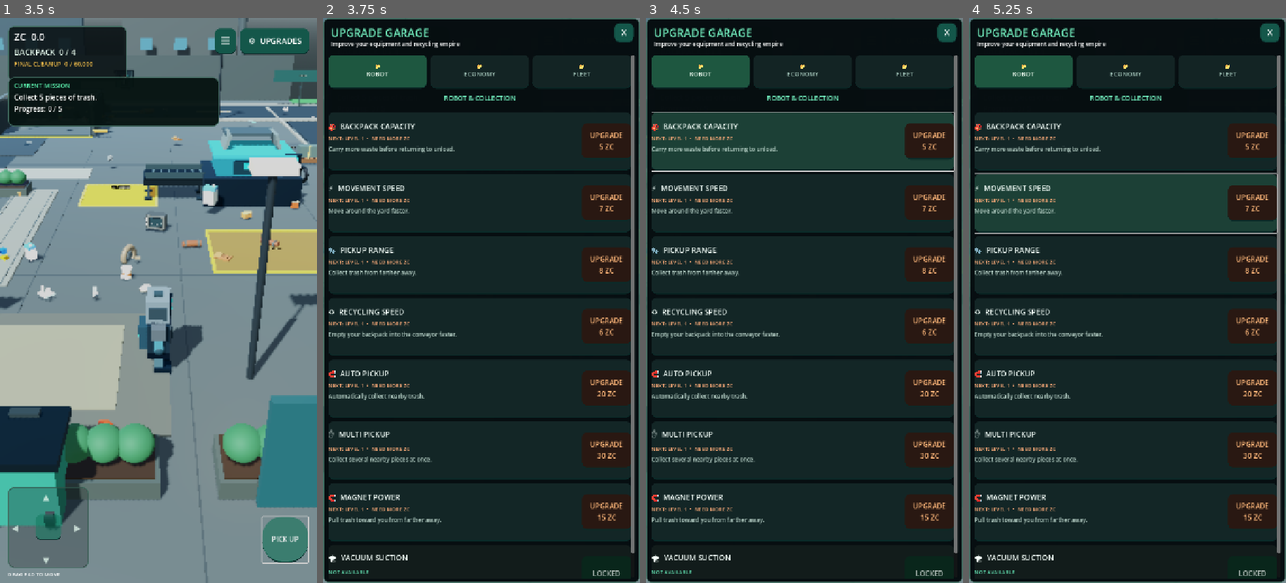
Above: before the commit, frames 1-4 (left to right).
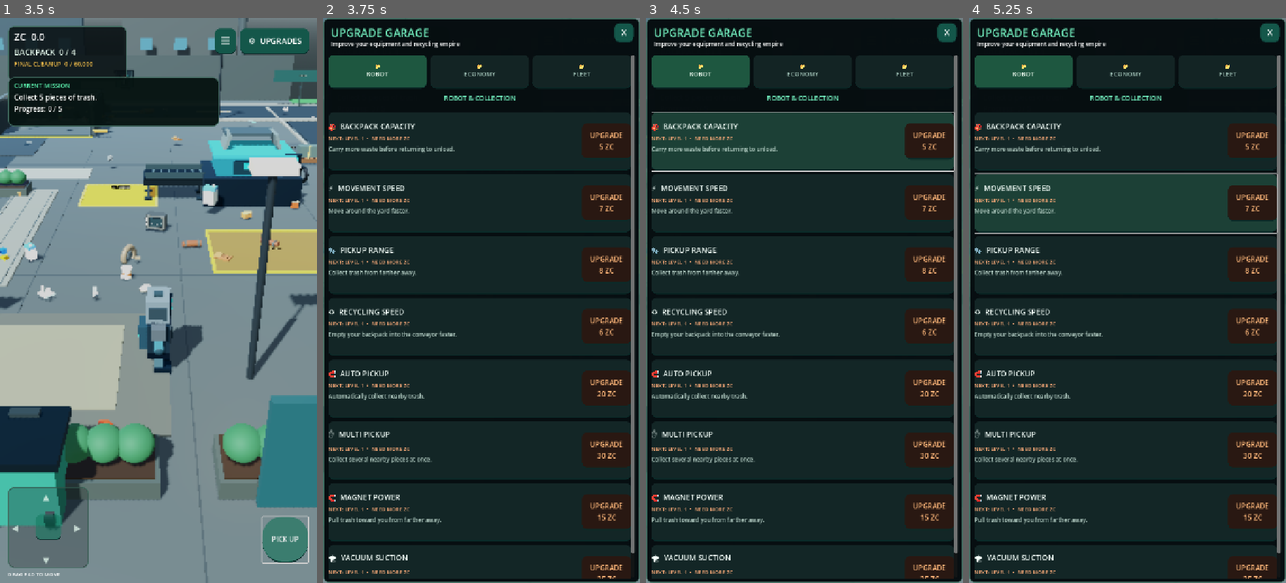
Above: after the commit, the same moments.

Repository: zekainstabot/trash-empire
Game: Godot game, scene res://Scenes/Main.tscn
The game is run twice, just before and just after one commit, with the same random seed, the same clock (stepped at 60 frames per second) and the same inputs.
Inputs (mouse positions are in pixels of both pictures, inside the frame that each line leads up to):
- Up to frame 1 (3.5 s): click "▶ PLAY" at 0.5 s; move the mouse to (228, 272) at 1.27 s; hold D (move_right) 1.28-2 s; click (228, 272) at 1.42 s; drag from (95, 328) to (142, 413) at 2.02 s; click "PICK UP" at 2.75 s
- Up to frame 2 (3.75 s): click "⚙ UPGRADES" at 3.5 s
- Up to frame 3 (4.5 s): click (801, 142) at 4.27 s
- Up to frame 4 (5.25 s): click (1124, 204) at 5.02 s

Frame 1 is identical in both runs. In frame 2, 0.7% of the frame differs, in the area x 1-98%, y 95-100%; in frame 3, 0.7%; in frame 4, 0.7%.

Commit message:
Make vacuum suction independent from magnet system

Diff:
--- a/Scripts/main.gd
+++ b/Scripts/main.gd
@@ -27,6 +27,9 @@
 var magnet_power_level := 1
 var suction_level := 0
 var suction_tool: Node3D
+var suction_target: Node3D
+var suction_scan_timer := 0.0
+var suction_pull_timer := 0.0
 var drone_level := 0
 var drone_timer := 0.0
 var helper_drones: Array[Node3D] = []
@@ -174,6 +177,7 @@
 	_process_auto_sell(delta)
 	_process_teddy_shipping(delta)
 	_process_auto_pickup(delta)
+	_process_vacuum_suction(delta)
 	_process_helper_drones(delta)
 	_process_trash_respawn(delta)
 	_process_city_truck(delta)
@@ -1710,10 +1714,7 @@
 		_set_message("Another upgrade is already being processed. Please wait.")
 		return
 	if not _skill_branch_unlocked(branch):
-		if branch == "suction":
-			_set_message("Upgrade MAGNET POWER once to unlock VACUUM SUCTION.")
-		else:
-			_set_message("This upgrade is not available yet.")
+		_set_message("This upgrade is not available yet.")
 		return
 	var next_level := _skill_level(branch) + 1
 	if next_level > 3:
@@ -1845,9 +1846,7 @@
 	return 0
 
 func _skill_branch_unlocked(branch: String) -> bool:
-	# Vacuum equipment becomes available after the magnet has been upgraded once.
-	if branch == "suction":
-		return magnet_power_level >= 2
+	# Vacuum is a fully independent upgrade branch; it does not require magnet upgrades.
 	return true
 
 func _purchase_skill_node(branch: String, level: int) -> void:
@@ -2112,11 +2111,11 @@
 	if not target_is_registered or auto_pickup_target.get_meta("drone_reserved", -1) != -1 or auto_pickup_scan_timer <= 0.0:
 		auto_pickup_target = null
 		auto_pickup_scan_timer = 0.12
-		var magnet_range := collection_range + 1.2 + float(maxi(auto_pickup_level - 1, 0)) * 0.85 + float(magnet_power_level - 1) * 0.7 + float(suction_level) * 0.85
+		var magnet_range := collection_range + 1.2 + float(maxi(auto_pickup_level - 1, 0)) * 0.85 + float(magnet_power_level - 1) * 0.7
 		var best_distance := magnet_range
 		var player_xz := Vector2(player.global_position.x, player.global_position.z)
 		for item in trash_nodes:
-			if not is_instance_valid(item) or not _can_collect_city_dump_trash(item):
+			if not is_instance_valid(item) or item == suction_target or not _can_collect_city_dump_trash(item):
 				continue
 			var weight := 2 if item.has_meta("bulky") else 1
 			if carried + weight > capacity or item.get_meta("drone_reserved", -1) != -1:
@@ -2143,7 +2142,7 @@
 		auto_pickup_timer = 0.0
 		return
 
-	var pull_speed := 2.8 + float(maxi(auto_pickup_level - 1, 0)) * 0.65 + float(magnet_power_level - 1) * 1.1 + float(suction_level) * 1.5
+	var pull_speed := 2.8 + float(maxi(auto_pickup_level - 1, 0)) * 0.65 + float(magnet_power_level - 1) * 1.1
 	var pickup_point := Vector3(player.global_position.x, auto_pickup_target.global_position.y, player.global_position.z)
 	var item_xz := Vector2(auto_pickup_target.global_position.x, auto_pickup_target.global_position.z)
 	var pickup_xz := Vector2(pickup_point.x, pickup_point.z)
@@ -2163,11 +2162,72 @@
 	if is_instance_valid(picked) and trash_nodes.has(picked) and _pickup_trash_item(picked):
 		_update_ui()
 		_save_game()
-		_set_message("VACUUM SUCTION  +1" if suction_level > 0 else "AUTO MAGNET  +1")
+		_set_message("AUTO MAGNET  +1")
 	elif carried < capacity:
 		# If another system claimed the piece during the final pickup frame,
 		# the next scan immediately chooses a fresh available item.
 		auto_pickup_scan_timer = 0.0
+	if carried >= capacity:
+		_set_message("Bag full! Return to the recycling station.")
+
+
+func _process_vacuum_suction(delta: float) -> void:
+	# Independent vacuum system: separate target, range, speed and timing from the magnet.
+	if suction_level <= 0 or not is_instance_valid(player) or carried >= capacity:
+		suction_target = null
+		suction_scan_timer = 0.0
+		suction_pull_timer = 0.0
+		return
+
+	suction_scan_timer -= delta
+	var target_valid := is_instance_valid(suction_target) and trash_nodes.has(suction_target)
+	if not target_valid or suction_target == auto_pickup_target or suction_scan_timer <= 0.0:
+		suction_target = null
+		suction_scan_timer = 0.10
+		var vacuum_range := collection_range + 1.8 + float(suction_level) * 1.25
+		var nearest := vacuum_range
+		var player_xz := Vector2(player.global_position.x, player.global_position.z)
+		for item in trash_nodes:
+			if not is_instance_valid(item) or item == auto_pickup_target or not _can_collect_city_dump_trash(item):
+				continue
+			if item.get_meta("drone_reserved", -1) != -1:
+				continue
+			var weight := 2 if item.has_meta("bulky") else 1
+			if carried + weight > capacity:
+				continue
+			var item_xz := Vector2(item.global_position.x, item.global_position.z)
+			var distance := player_xz.distance_to(item_xz)
+			if distance < nearest:
+				nearest = distance
+				suction_target = item
+
+	if not is_instance_valid(suction_target):
+		suction_pull_timer = 0.0
+		return
+	if _is_city_dump_trash(suction_target) and not _player_at_city_dump_front():
+		suction_target = null
+		suction_pull_timer = 0.0
+		return
+
+	var pickup_point := Vector3(player.global_position.x, suction_target.global_position.y, player.global_position.z)
+	var item_xz := Vector2(suction_target.global_position.x, suction_target.global_position.z)
+	var distance_to_target := item_xz.distance_to(Vector2(pickup_point.x, pickup_point.z))
+	var vacuum_speed := 3.2 + float(suction_level) * 1.7
+	if distance_to_target > 0.68:
+		suction_target.global_position = suction_target.global_position.move_toward(pickup_point, vacuum_speed * delta)
+		suction_pull_timer = 0.0
+		return
+
+	suction_pull_timer += delta
+	if suction_pull_timer < maxf(0.12, 0.42 - float(suction_level) * 0.07):
+		return
+	suction_pull_timer = 0.0
+	var collected_item := suction_target
+	suction_target = null
+	if is_instance_valid(collected_item) and trash_nodes.has(collected_item) and _pickup_trash_item(collected_item):
+		_update_ui()
+		_save_game()
+		_set_message("VACUUM SUCTION  +1")
 	if carried >= capacity:
 		_set_message("Bag full! Return to the recycling station.")
 
